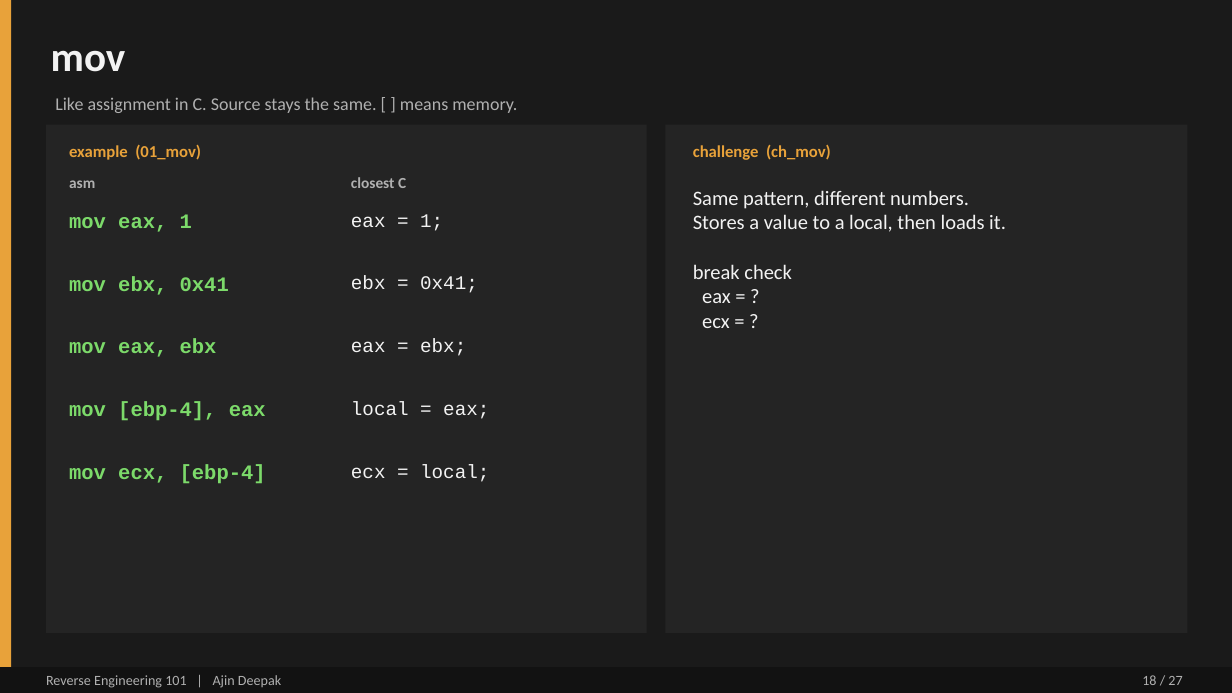
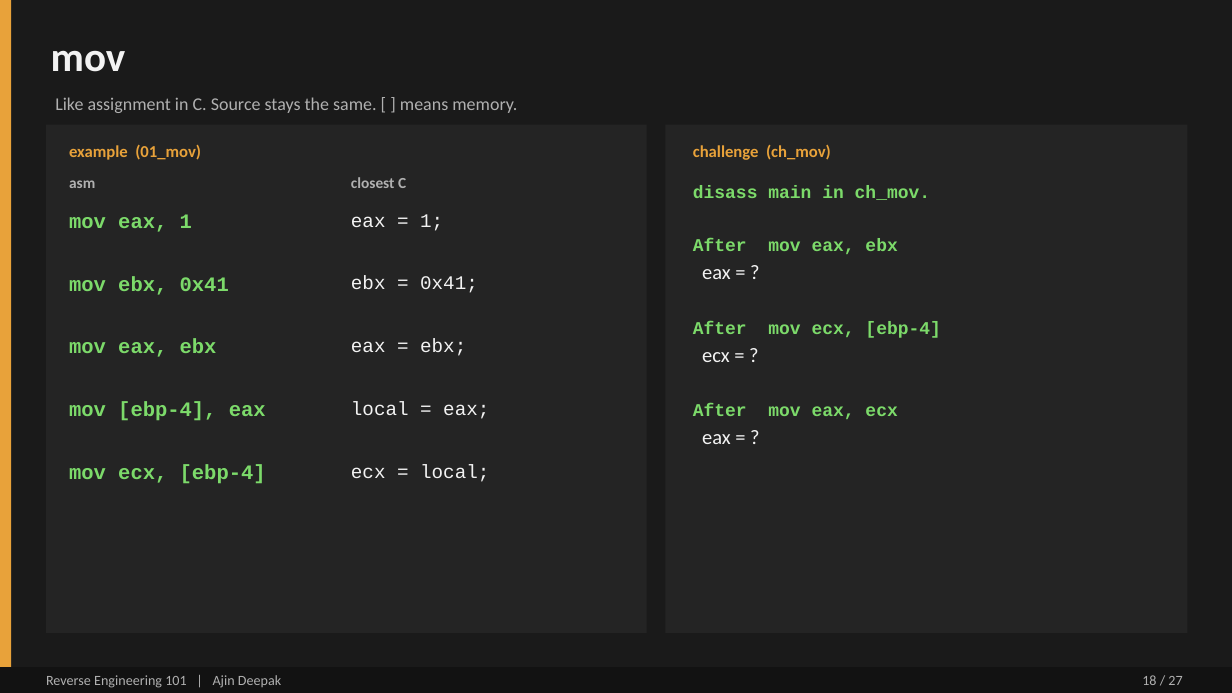
Before and after one commit to DERE-ad2001/reverse-engineering-101, a slide deck: slide 18 of Reverse Engineering 101.pptx. Drawn at 1232x693 pixels with LibreOffice and Linux fonts; fonts in the diff are those of the drawing. Boxes give left, top, right and bottom in pixels: in the first picture for what was removed or moved away, otherwise in the second. Text is boxed around its words. In the diff, an @@ line names an element or a change of style, - is before the commit and + after.

```diff
--- a/Reverse Engineering 101.pptx
+++ b/Reverse Engineering 101.pptx
@@ text at [693,185,941,444]: text changed; size 16 to 14 pt; font Calibri to Courier New; text colour #F2F2F2 to #7CDA6A; bold on @@
-Same pattern, different numbers.
-Stores a value to a local, then loads it.
-break check
-eax = ?
-ecx = ?
+disass main in ch_mov.
+After mov eax, ebx
+eax = ?
+After mov ecx, [ebp-4]
+ecx = ?
+After mov eax, ecx
+eax = ?
```
Also in this commit, not shown: 5 other slides changed.
